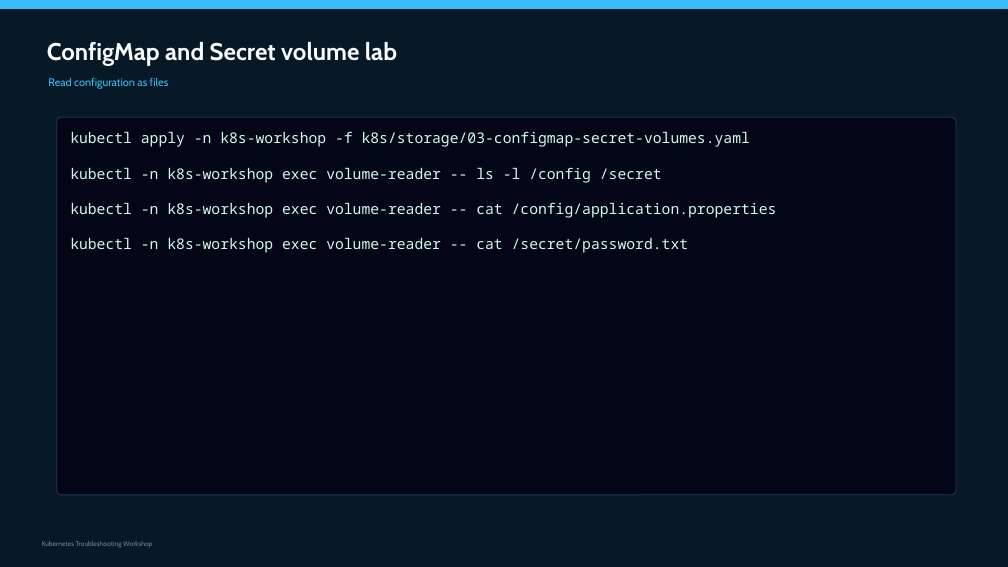
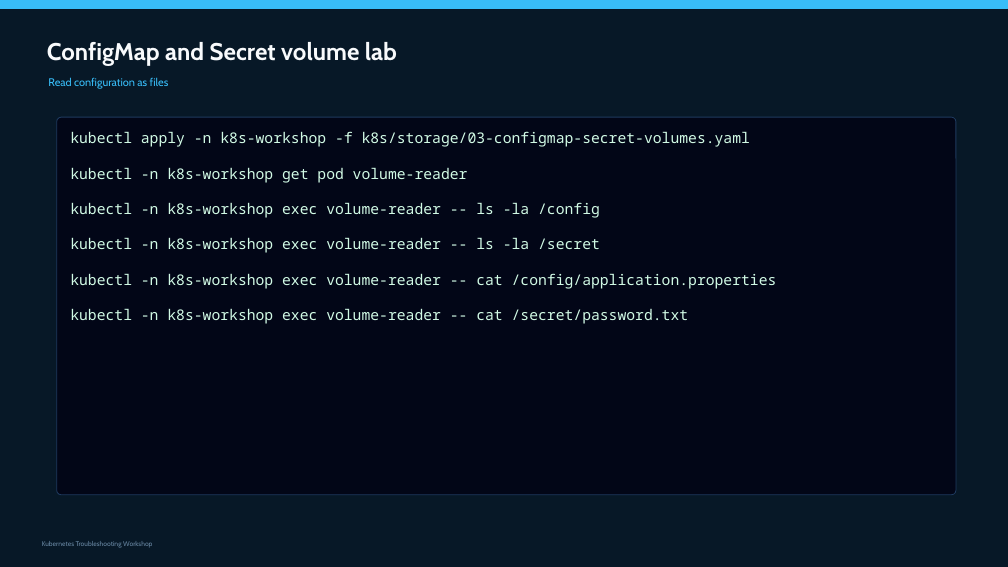
Before and after one commit to slaneslane/k8s-workshop-2, a slide deck: slide 83 of presentations/K8s_Troubleshooting_Workshop_FULL.pptx. Drawn at 1008x567 pixels with LibreOffice and Linux fonts; fonts in the diff are those of the drawing. Boxes give left, top, right and bottom in pixels: in the first picture for what was removed or moved away, otherwise in the second. Text is boxed around its words. In the diff, an @@ line names an element or a change of style, - is before the commit and + after.

```diff
--- a/presentations/K8s_Troubleshooting_Workshop_FULL.pptx
+++ b/presentations/K8s_Troubleshooting_Workshop_FULL.pptx
@@ text at [70, 167, 600, 253]: text changed @@
-kubectl -n k8s-workshop exec volume-reader -- ls -l /config /secret
+kubectl -n k8s-workshop get pod volume-reader
+kubectl -n k8s-workshop exec volume-reader -- ls -la /config
+kubectl -n k8s-workshop exec volume-reader -- ls -la /secret
```
Also in this commit, not shown: 2 other slides changed, 1 other file.
